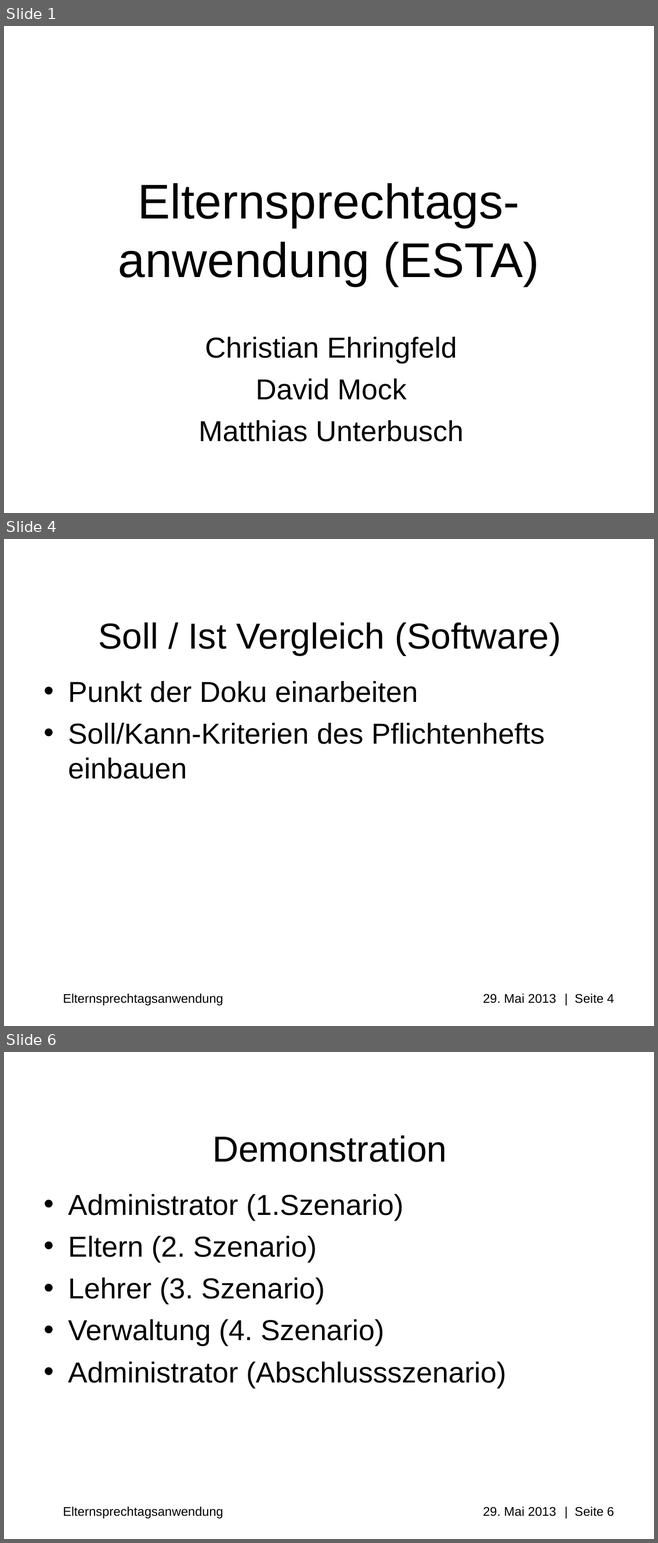
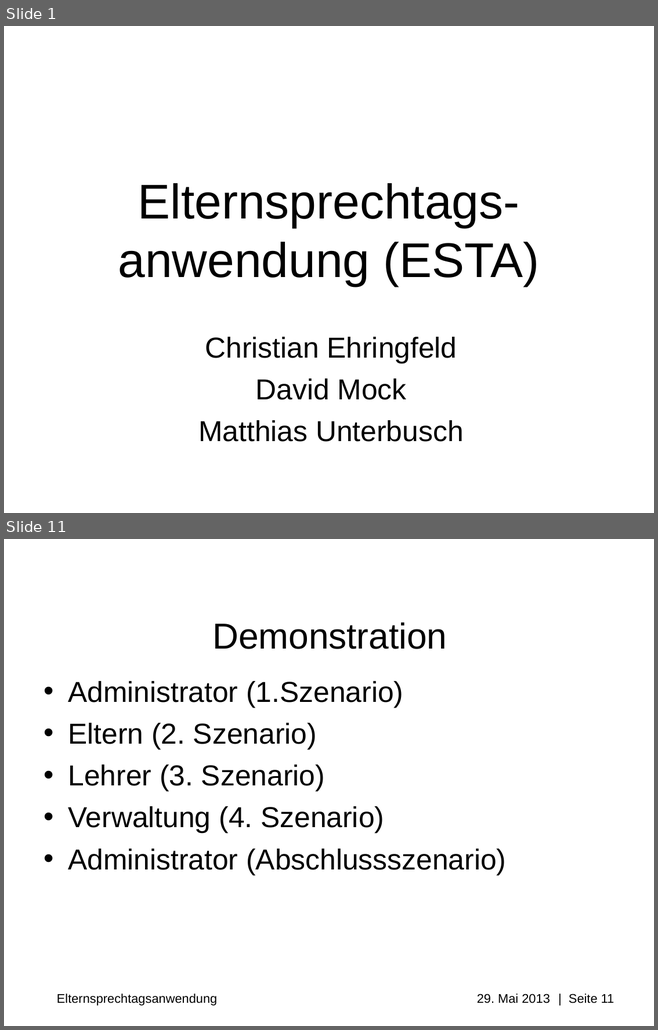
Before and after one commit to Professi/esta, a slide deck: docs/Praesentation/Elternsprechtagsapplikation(ESTA).ppt. Shown one above the other, each under a label of ours: slides 1, 4 and 6 before the commit, slides 1 and 11 after it; the slides between them are not shown. The pictures are 658x1543 and 658x1030 pixels, drawn with LibreOffice and Linux fonts; fonts in the diff are those of the drawing; background and template pictures are left out. Boxes give left, top, right and bottom in pixels: in the first picture for what was removed or moved away, otherwise in the second. Text is boxed around its words. In the diff, an @@ line names an element or a change of style, - is before the commit and + after.

```diff
--- a/docs/Praesentation/Elternsprechtagsapplikation(ESTA).ppt
+++ b/docs/Praesentation/Elternsprechtagsapplikation(ESTA).ppt
@@ slide 4 removed at [4, 539, 654, 1026], background #FFFFFF; not listed: 1 template element that a slide beside it also shows @@
@@ title removed at [98, 623, 561, 655] @@
-Soll / Ist Vergleich (Software)
@@ text removed at [68, 681, 545, 779] @@
-• Punkt der Doku einarbeiten
-• Soll/Kann-Kriterien des Pflichtenhefts einbauen
@@ what was slide 6 is now slide 11 @@
@@ text at [57, 994, 614, 1006]: text changed @@
-Elternsprechtagsanwendung 29. Mai 2013 | Seite 6
+Elternsprechtagsanwendung 29. Mai 2013 | Seite 11
```
Also in this commit, not shown: 2 slides changed, 7 slides added, 1 other slide removed, 3 other files.
